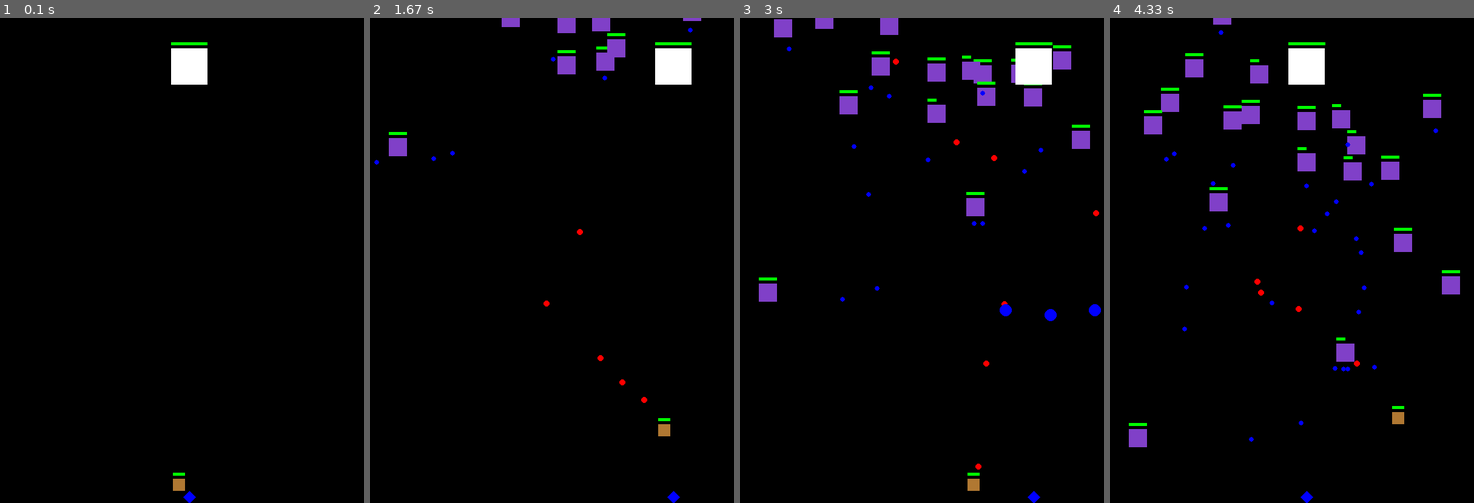
Above: before the commit, frames 1-4 (left to right).
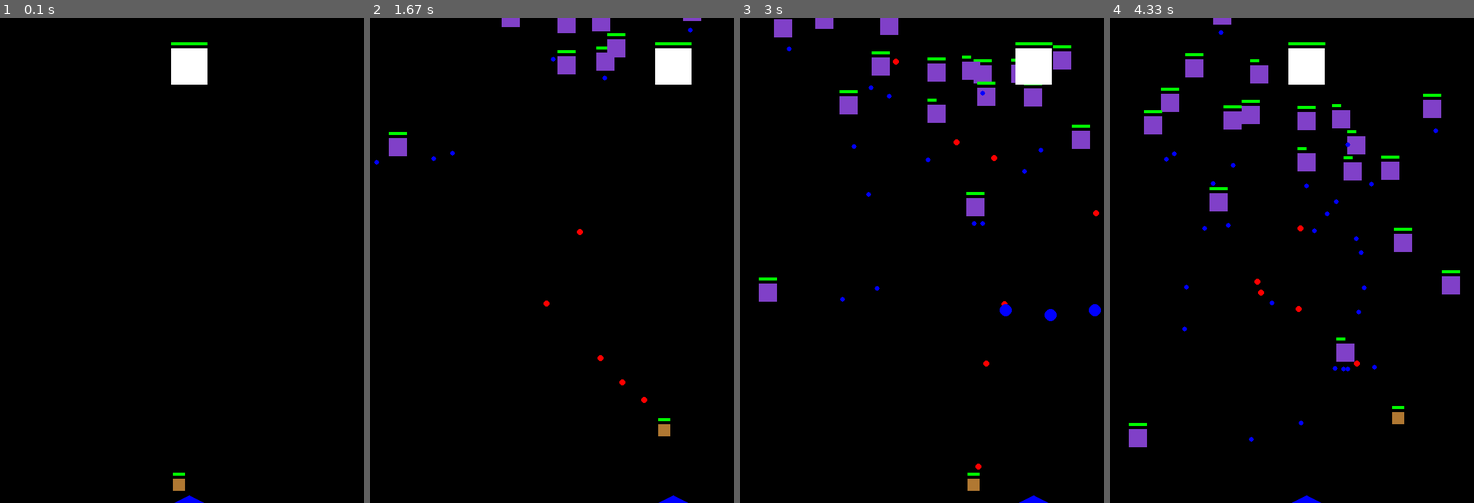
Above: after the commit, the same moments.

Repository: lalaneko/Pygame_Bullet_Hell_Trial
Game: pygame game, started from main.py
The game is run twice, just before and just after one commit, with the same random seed, the same clock (stepped at 60 frames per second) and the same inputs.
Inputs:
- Up to frame 1 (0.1 s): no input
- Up to frame 2 (1.67 s): tap Space at 0.33, 0.73, 1.03, 1.23, 1.57 s; hold Right 0.67-1.13 s; hold Up 1.17-1.47 s; hold Right from 1.5 s (still down)
- Up to frame 3 (3 s): tap Space at 1.87, 2.07, 2.37, 2.63, 2.97 s; release Right at 1.97 s; hold Left 2-2.53 s; hold Down 2.57-2.87 s; hold Left from 2.9 s (still down)
- Up to frame 4 (4.33 s): tap Space at 3.27, 3.4, 3.8, 4.1 s; release Left at 3.3 s; hold Up 3.33-3.7 s; hold Right from 3.73 s (still down)

The runs differ from the first frame. In frame 1, less than 0.1% of the frame differs, in the area x 48-56%, y 97-100%; in frame 2, less than 0.1%; in frame 3, less than 0.1%; in frame 4, less than 0.1%.

Commit message:
Changed pygame window init position, changed boss marker shape

Diff:
--- a/Boss_Fight_Challenge.py
+++ b/Boss_Fight_Challenge.py
@@ -1,5 +1,5 @@
 import pygame
-import sys
+import sys, os
 from pygame.locals import *
 from math import *
 import time
@@ -21,8 +21,10 @@
 # BLUE = (0, 0, 255)
 # ENEMY_COLOR = (128, 64, 200)
 # BOSS_COLOR = (176, 120, 50)
-#
 
+
+screen_position = (screen_width - 100, screen_height // 2 - 380)
+os.environ['SDL_VIDEO_WINDOW_POS'] = "{},{}".format(screen_position[0], screen_position[1])
 # 初始化Pygame
 pygame.init()
 
--- a/Sprites.py
+++ b/Sprites.py
@@ -162,7 +162,7 @@
 class Boss_Marker:
     def __init__(self, boss):
         self.boss = boss
-        self.size = 20
+        self.size = 25
         self.color = BLUE
 
     def update(self):
@@ -173,8 +173,8 @@
     def draw(self, screen):
         # Draw the diamond marker on the screen
         pygame.draw.polygon(screen, self.color, [
-            (self.x + self.size // 2, self.y),  # Top point
-            (self.x, self.y + self.size // 2),  # Left point
-            (self.x + self.size // 2, self.y + self.size),  # Bottom point
-            (self.x + self.size, self.y + self.size // 2)  # Right point
+            (self.x + self.size / 2, self.y + self.size / 2),  # Top point
+            (self.x - self.size / 2, self.y + self.size),  # Left point
+            (self.x + self.size / 2, self.y + self.size * 1.5),  # Bottom point
+            (self.x + self.size * 1.5, self.y + self.size)  # Right point
         ])
